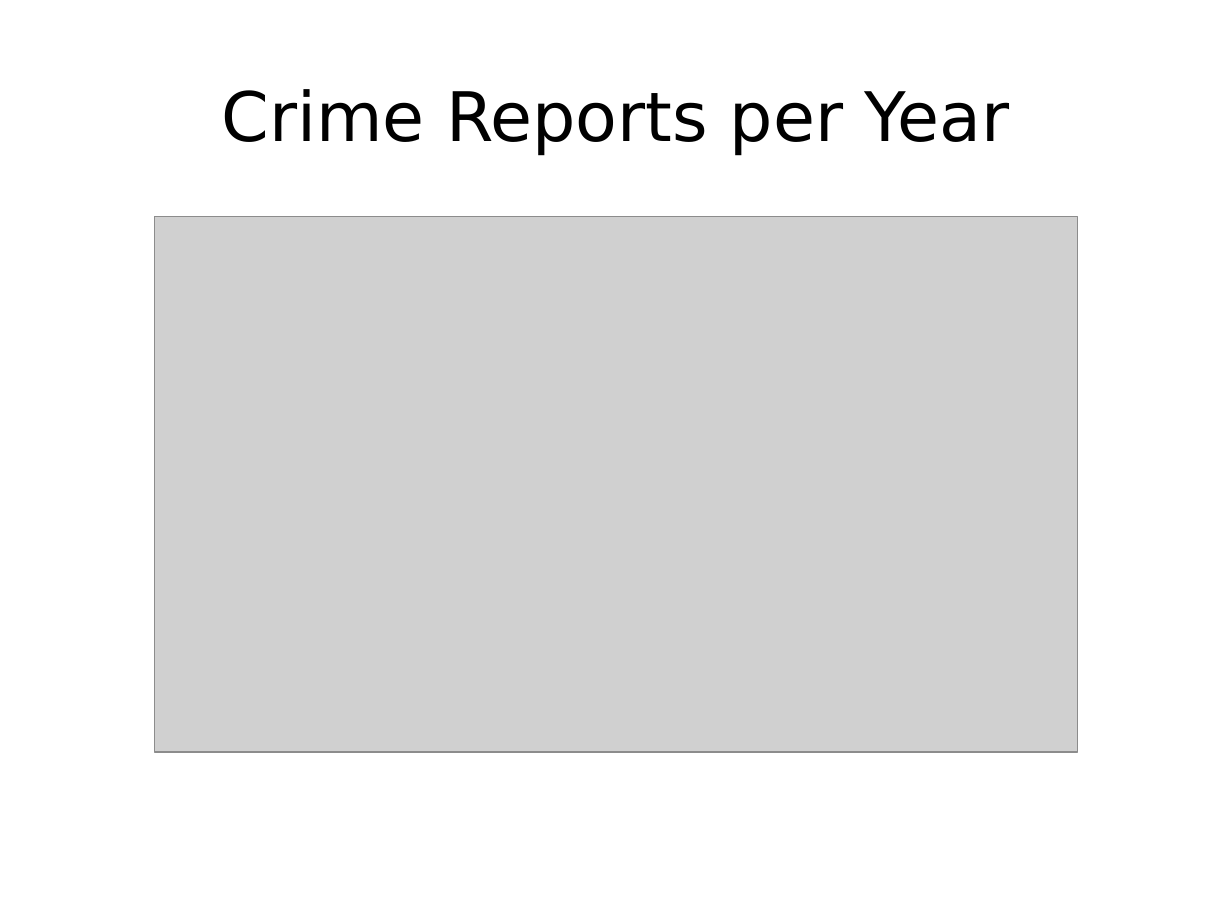
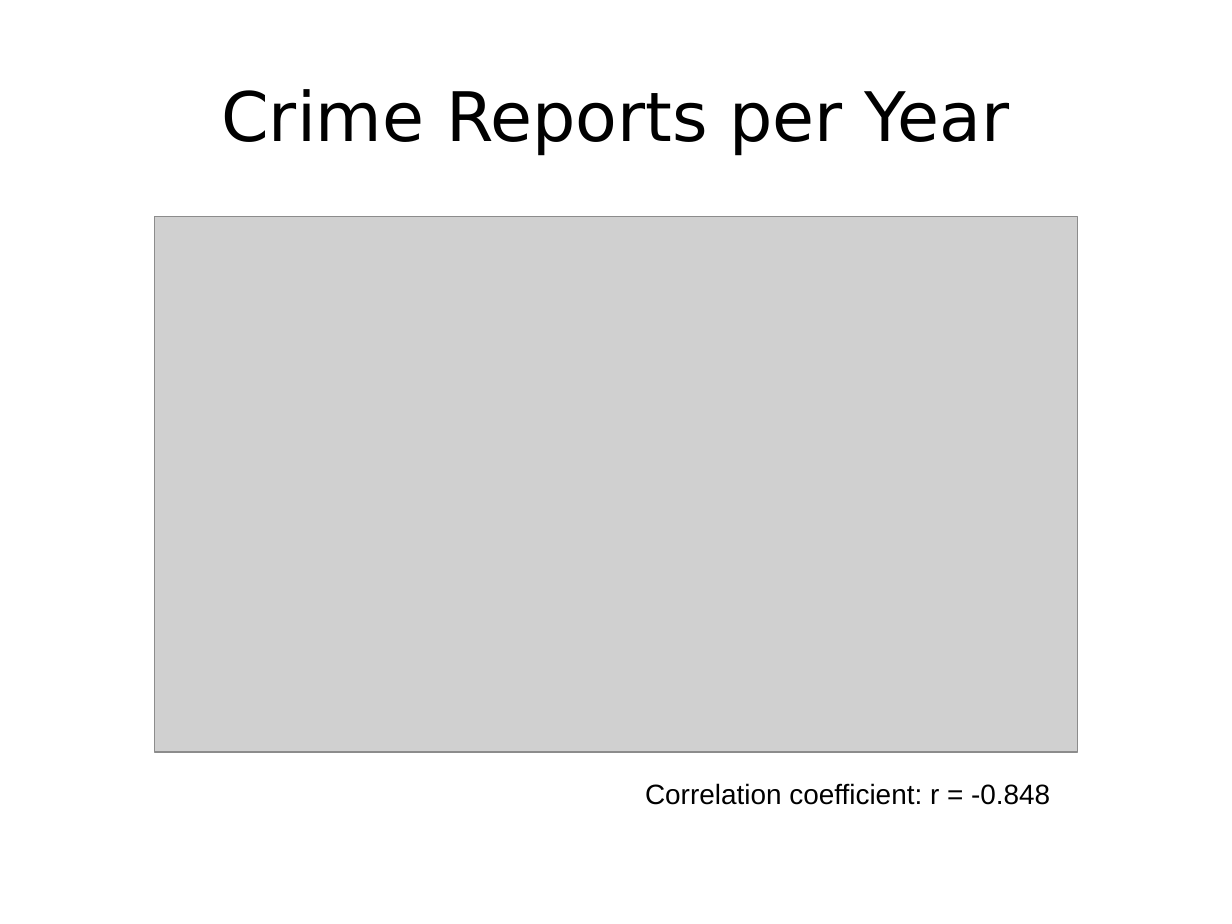
Before and after one commit to ptrbates/portland_crime_analysis, a slide deck: slide 4 of docs/Bates_presentation.pptx (slide 2 before the commit). Drawn at 1232x924 pixels with LibreOffice and Linux fonts; fonts in the diff are those of the drawing; grey boxes stand for pictures. Boxes give left, top, right and bottom in pixels: in the first picture for what was removed or moved away, otherwise in the second. Text is boxed around its words. In the diff, an @@ line names an element or a change of style, - is before the commit and + after.

Commit message:
Working on presentation.

```diff
--- a/docs/Bates_presentation.pptx
+++ b/docs/Bates_presentation.pptx
@@ text added at (645, 783, 1050, 805), 18 pt, text #000000 @@
+Correlation coefficient: r = -0.848
```
Also in this commit, not shown: 3 slides added, 7 other files.
